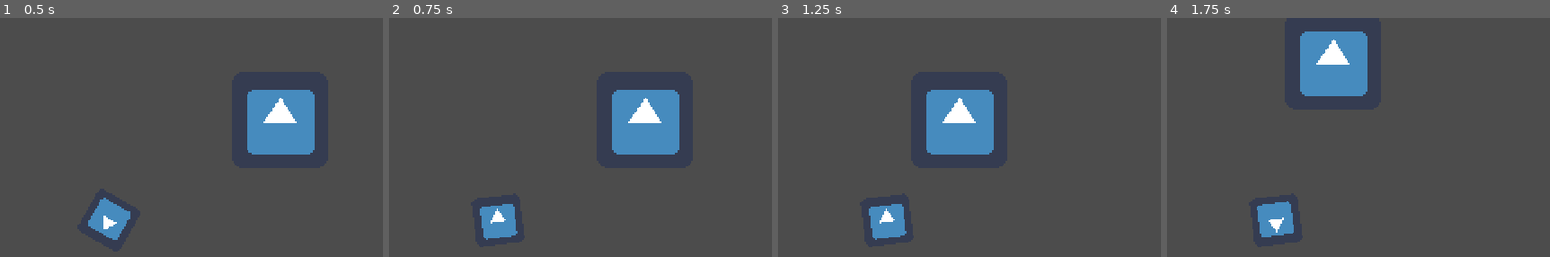
Above: before the commit, frames 1-4 (left to right).
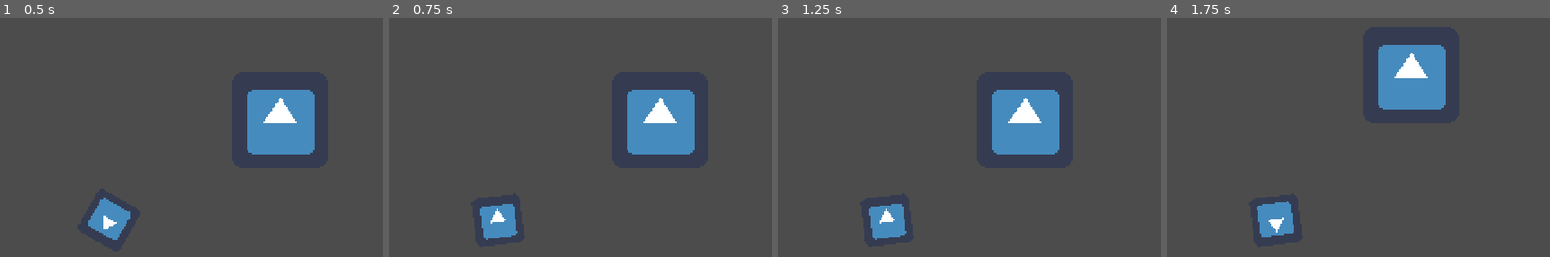
Above: after the commit, the same moments.

Repository: LennyPhoenix/GameOff2021
Game: Godot game, scene res://Prototyping.tscn
Two runs of this game, one before a commit and one after it. Both use one fixed random seed, a clock stepped at 60 frames per second and the inputs below. The engine's default icon, where the game draws it, is replaced by a stand-in: a white triangle on a blue panel in a dark square.
Inputs (mouse positions are in pixels of both pictures, inside the frame that each line leads up to):
- Up to frame 1 (0.5 s): no input
- Up to frame 2 (0.75 s): tap Enter at 0.5 s; move the mouse to (657, 199) at 0.52 s; hold D (right) from 0.53 s (still down); hold Right mouse button (sneak, bound only after the commit) from 0.53 s (still down)
- Up to frame 3 (1.25 s): keep holding D (right); keep holding Right mouse button (sneak, bound only after the commit)
- Up to frame 4 (1.75 s): move the mouse to (outside the picture) at 1.27 s; release D (right) at 1.28 s; release Right mouse button (sneak, bound only after the commit) at 1.28 s; hold S (down) from 1.28 s (still down); right-click (outside the picture) at 1.35 s

Frame 1 is identical in both runs. In frame 2, 2.8% of the frame differs, in the area x 58-80%, y 30-58%; in frame 3, 9.2%; in frame 4, 9.4%, in the area x 34-73%, y 5-39%.

Commit message:
:sparkles: Add Player sneaking

Diff:
--- a/project.godot
+++ b/project.godot
@@ -81,6 +81,11 @@
 "events": [ Object(InputEventKey,"resource_local_to_scene":false,"resource_name":"","device":0,"alt":false,"shift":false,"control":false,"meta":false,"command":false,"pressed":false,"scancode":16777254,"unicode":0,"echo":false,"script":null)
  ]
 }
+sneak={
+"deadzone": 0.5,
+"events": [ Object(InputEventMouseButton,"resource_local_to_scene":false,"resource_name":"","device":0,"alt":false,"shift":false,"control":false,"meta":false,"command":false,"button_mask":0,"position":Vector2( 0, 0 ),"global_position":Vector2( 0, 0 ),"factor":1.0,"button_index":2,"pressed":false,"doubleclick":false,"script":null)
+ ]
+}
 
 [physics]
 
--- a/scenes/Player.gd
+++ b/scenes/Player.gd
@@ -1,9 +1,11 @@
 extends KinematicBody2D
 
-export var move_speed := 100.0
+export var move_speed := 80.0
 export var acceleration := 1500.0
 export var drag := 1000.0
+export var sneaking_speed_multiplier := 0.4
 
+var sneaking := false
 var input_vector := Vector2.ZERO
 var velocity := Vector2.ZERO
 
@@ -22,13 +24,20 @@
 	# Set Rotation to Mouse
 	rotate_group.global_rotation = get_global_mouse_position().angle_to_point(global_position)
 
+	# Check for Aiming Input
+	sneaking = Input.is_action_pressed("sneak")
+
 
 func _physics_process(delta: float) -> void:
 	# Get Acceleration and Target Speed
 	var acc: float = (acceleration if input_vector else drag) * delta
 	var target_speed: float = move_speed
 
+	if sneaking:
+		target_speed *= sneaking_speed_multiplier
+
 	# Apply Acceleration
 	velocity = velocity.move_toward(input_vector * target_speed, acc)
+
 	# Move the Body
 	velocity = move_and_slide(velocity)
